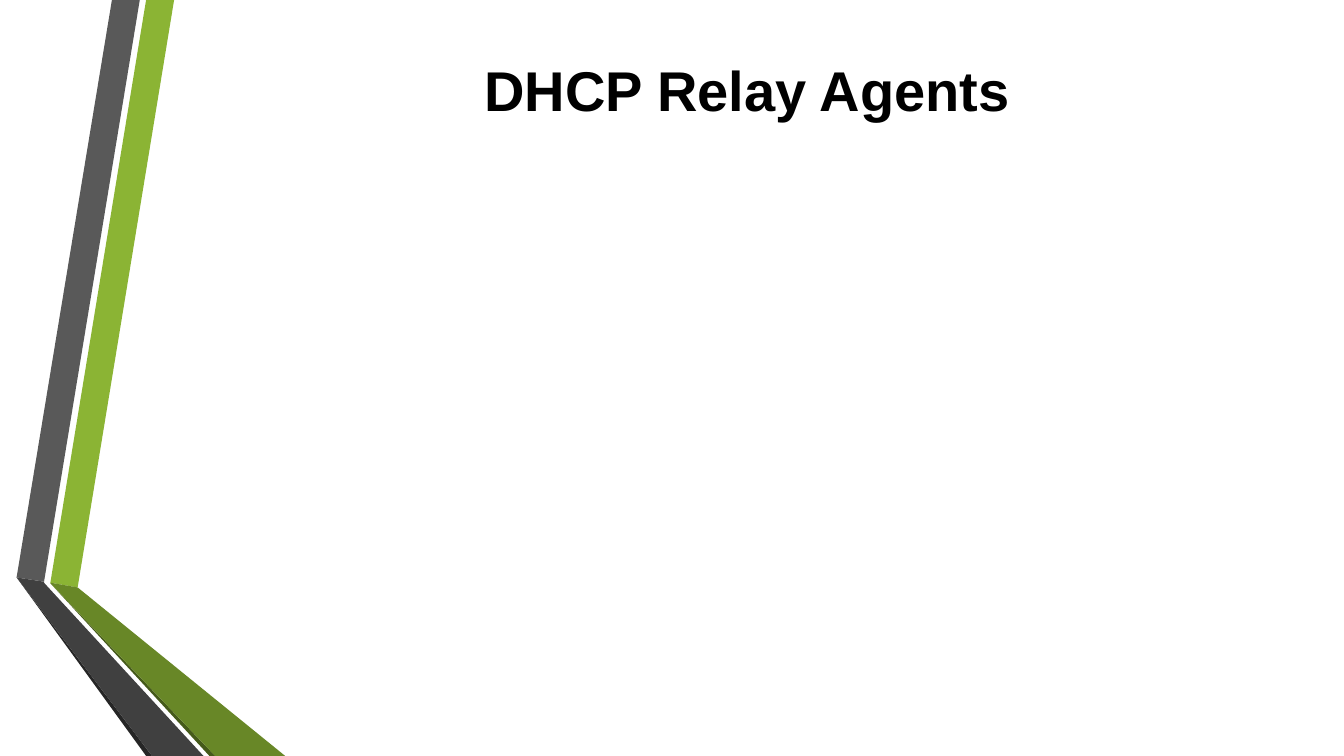
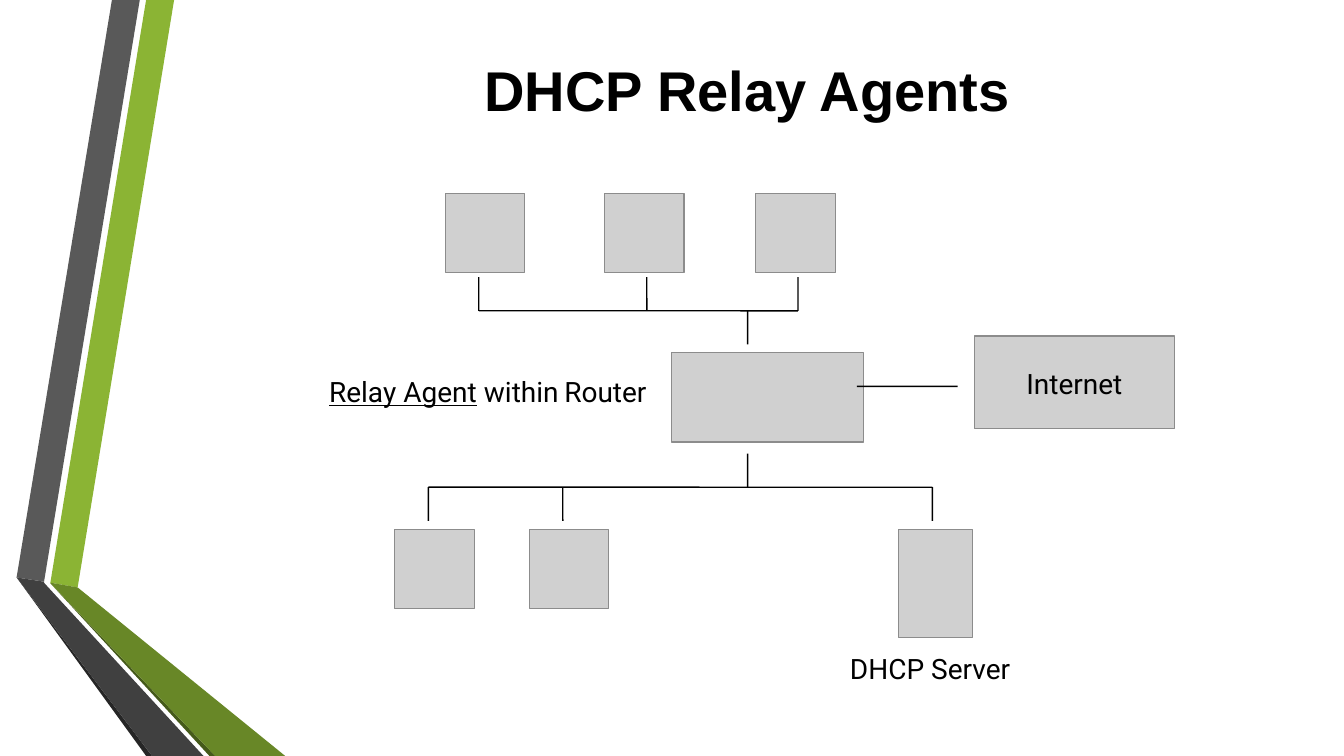
Before and after one commit to tiendatdk3493/Tai_Lieu, a slide deck: slide 34 of Dynamic Host Configuration Protocol (DHCP) Overview.pptx (slide 37 before the commit). Drawn at 1344x756 pixels with LibreOffice and Linux fonts; fonts in the diff are those of the drawing; grey boxes stand for pictures; background and template pictures are left out. Boxes give left, top, right and bottom in pixels: in the first picture for what was removed or moved away, otherwise in the second. Text is boxed around its words. In the diff, an @@ line names an element or a change of style, - is before the commit and + after.

```diff
--- a/Dynamic Host Configuration Protocol (DHCP) Overview.pptx
+++ b/Dynamic Host Configuration Protocol (DHCP) Overview.pptx
@@ group added at <box>329,194,1176,680</box>: 11 lines, 8 pictures, 4 texts @@
+Router
+Internet
+DHCP Server
+Relay Agent within
```
Also in this commit, not shown: 9 other slides changed, 3 slides added, 9 slides removed, 1 other file.
